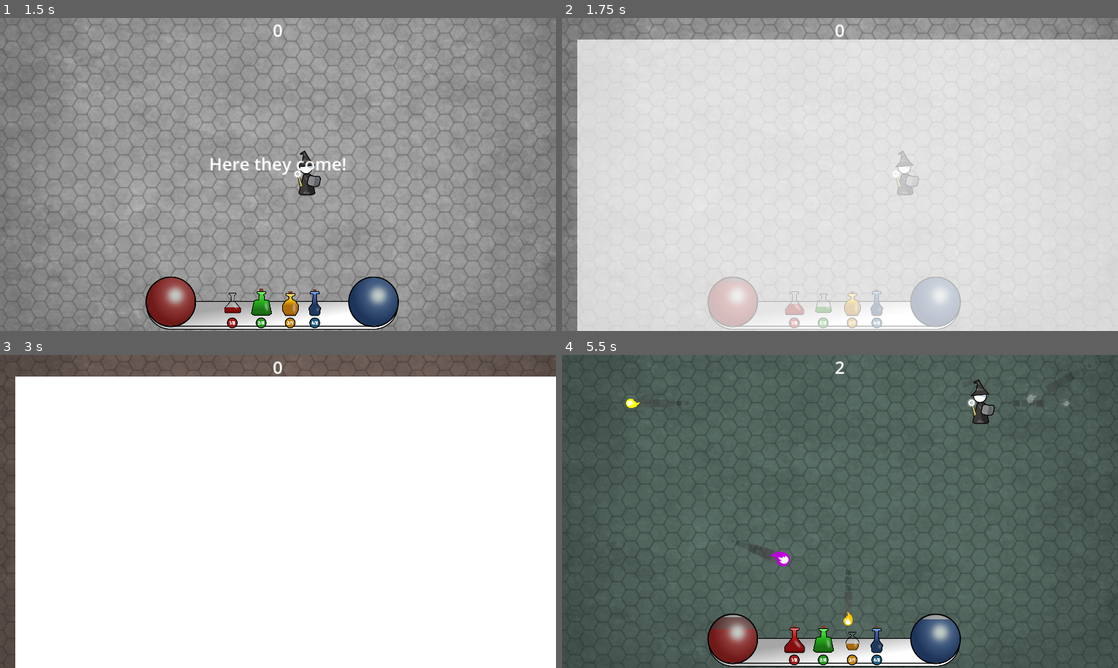
Above: before the commit, frames 1-4 (two rows, left to right).
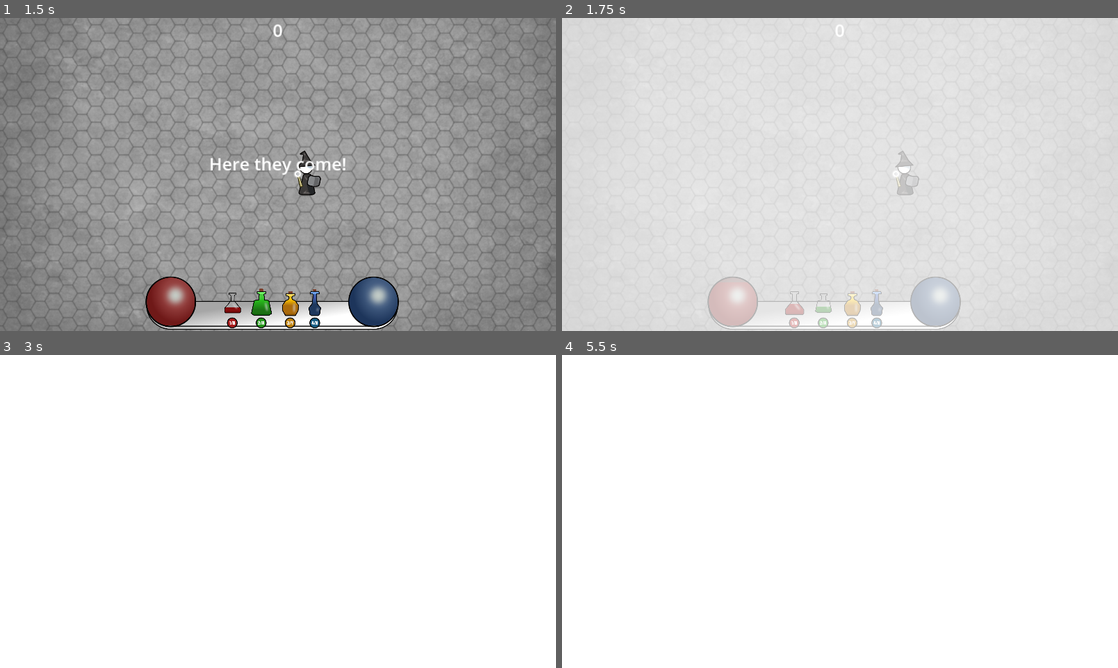
Above: after the commit, the same moments.

Repository: kurilluk/GDSJam23
Game: Godot game, scene res://assets/scenes/Main.tscn
The game is run twice, just before and just after one commit, with the same random seed, the same clock (stepped at 60 frames per second) and the same inputs. Sound files missing from this copy of the repository are replaced by a short silence.
Inputs:
- Up to frame 1 (1.5 s): click "Start" at 0.5 s; hold D (Right) from 1.28 s (still down); tap 1 (Potion_1) at 1.35 s
- Up to frame 2 (1.75 s): keep holding D (Right); tap 2 (Potion_2) at 1.55 s
- Up to frame 3 (3 s): release D (Right) at 2.03 s; hold S (Down) 2.03-2.78 s; tap 2 (Potion_2) at 2.1 s; tap 3 (Potion_3) at 2.3, 2.85 s; hold D (Right) from 2.78 s (still down)
- Up to frame 4 (5.5 s): tap 4 (Potion_4) at 3.05, 3.6 s; release D (Right) at 3.53 s; hold W (Up) 3.53-4.28 s; tap 1 (Potion_1) at 3.8, 4.35 s; hold A (Left) from 4.28 s (still down); tap 2 (Potion_2) at 4.55, 5.1 s; tap 3 (Potion_3) at 5.3 s

Frame 1 is identical in both runs. In frame 2, 9.4% of the frame differs, in the area x 0-100%, y 0-100%; in frame 3, 9.4%; in frame 4, 99%.

Commit message:
jam version

Diff:
--- a/examples/dodge_the_creeps/assets/scenes/EnemyProjectile.tscn
+++ b/examples/dodge_the_creeps/assets/scenes/EnemyProjectile.tscn
@@ -1,6 +1,7 @@
-[gd_scene load_steps=17 format=3 uid="uid://rkdnhqgf2hpj"]
+[gd_scene load_steps=18 format=3 uid="uid://rkdnhqgf2hpj"]
 
 [ext_resource type="Script" path="res://assets/scripts/EnemyProjectile.gd" id="1_52uug"]
+[ext_resource type="PackedScene" uid="uid://ba8s1st1lqc5e" path="res://assets/scenes/Explosion.tscn" id="2_03v0x"]
 [ext_resource type="Texture2D" uid="uid://ujab88aefoss" path="res://assets/sprites/projectiles/fireball_white_bottom.png" id="8_fl6st"]
 [ext_resource type="Texture2D" uid="uid://cda4ju411if4h" path="res://assets/sprites/projectiles/fireball_white_top.png" id="9_u15j2"]
 [ext_resource type="AudioStream" uid="uid://dfgfr12prj7tl" path="res://assets/sound/Fireball2.mp3" id="10_u304x"]
@@ -65,6 +66,7 @@
 collision_mask = 0
 gravity_scale = 0.0
 script = ExtResource("1_52uug")
+ExplosionEffect = ExtResource("2_03v0x")
 
 [node name="CollisionShape2D" type="CollisionShape2D" parent="."]
 rotation = 1.5708
--- /dev/null
+++ b/examples/dodge_the_creeps/assets/scenes/Explosion.tscn
@@ -0,0 +1,18 @@
+[gd_scene load_steps=4 format=3 uid="uid://ba8s1st1lqc5e"]
+
+[ext_resource type="Script" path="res://assets/scripts/Explosion.gd" id="1_56mcp"]
+[ext_resource type="Texture2D" uid="uid://bd727f5pbmau1" path="res://assets/sprites/Impact_fireball_white_bottom.png" id="1_grnxu"]
+[ext_resource type="Texture2D" uid="uid://280iabtmliix" path="res://assets/sprites/impact_fireball_white_top.png" id="2_e7p0s"]
+
+[node name="Explosion" type="Node2D"]
+script = ExtResource("1_56mcp")
+
+[node name="ExplosionBottom" type="Sprite2D" parent="."]
+modulate = Color(1, 1, 1, 0)
+self_modulate = Color(0.776471, 0.435294, 0.0431373, 1)
+z_index = 6
+texture = ExtResource("1_grnxu")
+
+[node name="ExplosionTop" type="Sprite2D" parent="ExplosionBottom"]
+z_index = 7
+texture = ExtResource("2_e7p0s")
--- a/examples/dodge_the_creeps/assets/scenes/Fireball.tscn
+++ b/examples/dodge_the_creeps/assets/scenes/Fireball.tscn
@@ -1,7 +1,8 @@
-[gd_scene load_steps=18 format=3 uid="uid://ddifmu7obmqe2"]
+[gd_scene load_steps=19 format=3 uid="uid://ddifmu7obmqe2"]
 
 [ext_resource type="Script" path="res://assets/scripts/Fireball.gd" id="1_g27v3"]
 [ext_resource type="Texture2D" uid="uid://ujab88aefoss" path="res://assets/sprites/projectiles/fireball_white_bottom.png" id="2_awhom"]
+[ext_resource type="PackedScene" uid="uid://ba8s1st1lqc5e" path="res://assets/scenes/Explosion.tscn" id="2_c058i"]
 [ext_resource type="Texture2D" uid="uid://cda4ju411if4h" path="res://assets/sprites/projectiles/fireball_white_top.png" id="3_hlxu0"]
 [ext_resource type="AudioStream" uid="uid://bwrorlrgppgry" path="res://assets/sound/Fireball1.mp3" id="4_r4vrk"]
 
@@ -67,6 +68,7 @@
 
 [node name="Fireball" type="Area2D" groups=["Projectile"]]
 script = ExtResource("1_g27v3")
+ExplosionEffect = ExtResource("2_c058i")
 intensity_curve = SubResource("Curve_boy6f")
 
 [node name="CollisionShape2D" type="CollisionShape2D" parent="."]
--- a/examples/dodge_the_creeps/assets/scenes/HUD.tscn
+++ b/examples/dodge_the_creeps/assets/scenes/HUD.tscn
@@ -125,10 +125,10 @@
 [node name="ColorFade" type="ColorRect" parent="."]
 modulate = Color(1, 1, 1, 0)
 z_index = 999
-offset_left = 53.0
-offset_top = 74.0
-offset_right = 2315.0
-offset_bottom = 1473.0
+offset_left = -144.0
+offset_top = -155.0
+offset_right = 2118.0
+offset_bottom = 1244.0
 mouse_filter = 2
 
 [node name="HubFrame" type="Sprite2D" parent="."]
--- a/examples/dodge_the_creeps/assets/scenes/Main.tscn
+++ b/examples/dodge_the_creeps/assets/scenes/Main.tscn
@@ -20,7 +20,7 @@
 [node name="Main" type="Node" node_paths=PackedStringArray("background", "layers")]
 script = ExtResource("1")
 background = NodePath("Background")
-layers = [NodePath("Layers/Layer"), NodePath("Layers/Layer_swap_x"), NodePath("Layers/Layer_swap_xy")]
+layers = [NodePath("Layers/Layer"), NodePath("Layers/Layer_swap_x"), NodePath("Layers/Layer_swap_xy"), NodePath("Layers/Layer_swap_y")]
 enemy_proj_scene = ExtResource("2_fweqn")
 
 [node name="HUD" parent="." node_paths=PackedStringArray("HealthBar", "ManaBar") instance=ExtResource("4")]
@@ -104,16 +104,16 @@
 "Up": Vector2(0, 1)
 }
 potion_effects_modification = {
-"Potion_1": 3,
-"Potion_2": 0,
-"Potion_3": 1,
-"Potion_4": 2
+"Potion_1": 1,
+"Potion_2": 3,
+"Potion_3": 4,
+"Potion_4": 0
 }
 
 [node name="Timers" type="Node2D" parent="."]
 
 [node name="MobTimer" type="Timer" parent="Timers"]
-wait_time = 0.5
+wait_time = 0.4
 
 [node name="ScoreTimer" type="Timer" parent="Timers"]
 
@@ -138,3 +138,5 @@
 [connection signal="timeout" from="Timers/StartTimer" to="." method="_on_StartTimer_timeout"]
 [connection signal="timeout" from="Timers/LayerSwitchTimer" to="." method="_on_layer_switch_timer_timeout"]
 [connection signal="timeout" from="Timers/CastMagickTimer" to="Player" method="_on_cast_magick_timer_timeout"]
+
+[editable path="Player"]
--- a/examples/dodge_the_creeps/assets/scenes/Player.tscn
+++ b/examples/dodge_the_creeps/assets/scenes/Player.tscn
@@ -10,6 +10,7 @@
 [ext_resource type="AudioStream" uid="uid://d1cisdls5cyyn" path="res://assets/sound/Vocal_Ineedapotion_lowhp.mp3" id="8_ieq6g"]
 [ext_resource type="AudioStream" uid="uid://bwrorlrgppgry" path="res://assets/sound/Fireball1.mp3" id="9_55jwn"]
 [ext_resource type="AudioStream" uid="uid://iy1ta5mbu2t1" path="res://assets/sound/Healing_potion.mp3" id="11_t44o3"]
+[ext_resource type="AudioStream" uid="uid://drj07yj5x5rw3" path="res://assets/sound/Mana_potion.mp3" id="12_j8lnq"]
 [ext_resource type="AudioStream" uid="uid://5ia8eybkn3ya" path="res://assets/sound/Healingdrain_potion.mp3" id="12_p4aha"]
 [ext_resource type="AudioStream" uid="uid://d324dl36pt0fs" path="res://assets/sound/Manadrain_potion.mp3" id="13_1pnjb"]
 
@@ -108,7 +109,7 @@
 stream = ExtResource("11_t44o3")
 
 [node name="S_HealPotionDrain" type="AudioStreamPlayer" parent="."]
-stream = ExtResource("12_p4aha")
+stream = ExtResource("12_j8lnq")
 
 [node name="S_ManaPotionDrain" type="AudioStreamPlayer" parent="."]
 stream = ExtResource("13_1pnjb")
--- a/examples/dodge_the_creeps/assets/scripts/EnemyProjectile.gd
+++ b/examples/dodge_the_creeps/assets/scripts/EnemyProjectile.gd
@@ -1,5 +1,7 @@
 extends RigidBody2D
 class_name EnemyProjectile
+
+@export var ExplosionEffect: PackedScene
 
 func _ready():
 	$Fire_2.play()
@@ -35,7 +37,14 @@
 func enable_collider(value):
 	$CollisionShape2D.disabled = !value
 
+func explosion_effect():
+	var exp_inst = ExplosionEffect.instantiate()
+	get_tree().root.get_node("Main").add_child(exp_inst)
+	exp_inst.set_new_color($FireballBottom.self_modulate)
+	exp_inst.position = self.position
+
 func destroy_self():
 	enable_collider(false)
 	$FireballBottom/Trail.emitting = false
+	explosion_effect()
 	fade_out(0.1, 1.0, Callable(self, "queue_free"))
--- /dev/null
+++ b/examples/dodge_the_creeps/assets/scripts/Explosion.gd
@@ -0,0 +1,20 @@
+extends Node2D
+
+@export var tween_scale_duration = 0.2
+@export var tween_invis_duration = 0.3
+
+# Called when the node enters the scene tree for the first time.
+func _ready():
+	$ExplosionBottom.rotation = randf_range(0.0, 2 * PI)
+	$ExplosionBottom.scale = Vector2.ZERO
+	var scale_tween = create_tween()
+	scale_tween.tween_property($ExplosionBottom, "scale", Vector2(2,2), tween_scale_duration).set_ease(Tween.EASE_OUT).set_trans(Tween.TRANS_QUAD)
+	scale_tween.tween_property($ExplosionBottom, "scale", Vector2.ZERO, tween_invis_duration - tween_scale_duration).set_ease(Tween.EASE_IN).set_trans(Tween.TRANS_QUAD)
+
+	var invis_tween = create_tween()
+	invis_tween.tween_property($ExplosionBottom, "modulate", Color.WHITE, tween_invis_duration/2)
+	invis_tween.tween_property($ExplosionBottom, "modulate", Color.TRANSPARENT, tween_invis_duration/2)
+	invis_tween.tween_callback(Callable(self, "queue_free"))
+
+func set_new_color(new_color):
+	$ExplosionBottom.self_modulate = new_color
--- a/examples/dodge_the_creeps/assets/scripts/Fireball.gd
+++ b/examples/dodge_the_creeps/assets/scripts/Fireball.gd
@@ -1,6 +1,7 @@
 extends Area2D
 class_name Fireball
 
+@export var ExplosionEffect: PackedScene
 @export var intensity_curve: Curve
 @export var intensity_curve_scale = 0.25
 var random_curve_offset: int
@@ -73,7 +74,14 @@
 
 func destroy_self():
 	fade_out(0.1, 1.0, Callable(self, "queue_free"))
+	explosion_effect()
 	on_death_callback.bind(self).call()
+
+func explosion_effect():
+	var exp_inst = ExplosionEffect.instantiate()
+	get_tree().root.get_node("Main").add_child(exp_inst)
+	exp_inst.set_new_color($FireballBottom.self_modulate)
+	exp_inst.position = self.position
 
 func _on_body_entered(body):
 	if body.is_in_group("Player"):
--- a/examples/dodge_the_creeps/assets/scripts/Main.gd
+++ b/examples/dodge_the_creeps/assets/scripts/Main.gd
@@ -4,7 +4,7 @@
 @export var layers: Array[Layer]
 @export var enemy_proj_scene: PackedScene
 
-@export var enemy_spawn_amount = 1
+@export var enemy_spawn_amount = 3
 var score
 var current_layer
 var enemy_projectiles: Array[EnemyProjectile]
@@ -23,11 +23,13 @@
 	$HUD.show_game_over()
 	$HUD.hide_hud_bars()
 	$Music.stop()
+	$Player/CollisionShape2D.disabled = true
 	$DeathSound.play()
 
 func new_game():
-	get_tree().call_group(&"mobs", &"queue_free")
+	get_tree().call_group(&"Projectiles", &"queue_free")
 	score = 0
+	$Player/CollisionShape2D.disabled = false
 	$Player.start($StartPosition.position)
 	$Player.projectile_append = Callable(self, "append_projectile")
 	$Player.projectile_erase = Callable(self, "erase_projectile")
@@ -52,7 +54,7 @@
 	$Music.pitch_scale = pitch
 	$Music.play()
 	pitch += 0.25
-	if pitch >= 2:
+	if pitch >= 2.5:
 		pitch = 1
 
 	background.modulate = layer.background_color
@@ -74,7 +76,7 @@
 		enemy_projectiles.remove_at(index)
 
 func _on_MobTimer_timeout():
-	for i in enemy_spawn_amount:
+	for i in range(0 , int(pitch)):
 	# Create a new instance of the Mob scene.
 		var e_proj = enemy_proj_scene.instantiate()
 
--- a/examples/dodge_the_creeps/assets/scripts/Player.gd
+++ b/examples/dodge_the_creeps/assets/scripts/Player.gd
@@ -36,9 +36,9 @@
 }
 
 var potion_effects = {
-	0: Callable(self, "potion_heal").bind(15),
+	0: Callable(self, "potion_heal").bind(20),
 	1: Callable(self, "potion_hurt").bind(10),
-	2: Callable(self, "potion_gain_mana").bind(15),
+	2: Callable(self, "potion_gain_mana").bind(30),
 	3: Callable(self, "potion_loose_mana").bind(10),
 }
 
@@ -88,6 +88,11 @@
 				Game_HUD.use_potion(potion_action)
 				var potion_func: Callable = potion_effects[potion_input_effects[potion_action]]
 				potion_func.call()
+
+func player_hurt_effect():
+	var tweener = create_tween()
+	tweener.tween_property($Sprite2D, "modulate", Color.DARK_RED, 0.15)
+	tweener.tween_property($Sprite2D, "modulate", Color.WHITE, 0.15)
 
 func cast_magicks():
 	$Fire_1.play()
@@ -166,12 +171,13 @@
 func _on_Player_body_entered(_body):
 #	hide() # Player disappears after being hit.
 	if _body.is_in_group("Projectile"):
+		player_hurt_effect()
 		_body.destroy_self()
 		hit.emit()
 		$HitSound.play()
 	#temp
-		Game_HUD.update_health(health, health - 15)
-		health -= 15
+		Game_HUD.update_health(health, health - 10)
+		health -= 10
 		get_viewport().get_camera_2d().camera_shake(5)
 		check_player_health()
 	# Must be deferred as we can't change physics properties on a physics callback.
Not shown: 1 places in examples/dodge_the_creeps/assets/scenes/Player.tscn that only renumber resources
Binary file added: examples/dodge_the_creeps/assets/sprites/Impact_fireball_white_bottom.png
Not shown, added: examples/dodge_the_creeps/assets/sprites/Impact_fireball_white_bottom.png.import
Binary file added: examples/dodge_the_creeps/assets/sprites/impact_fireball_white_top.png
Not shown, added: examples/dodge_the_creeps/assets/sprites/impact_fireball_white_top.png.import
